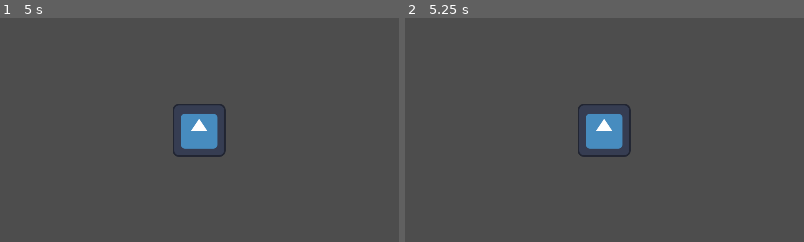
Above: before the commit, frames 1-2 (left to right).
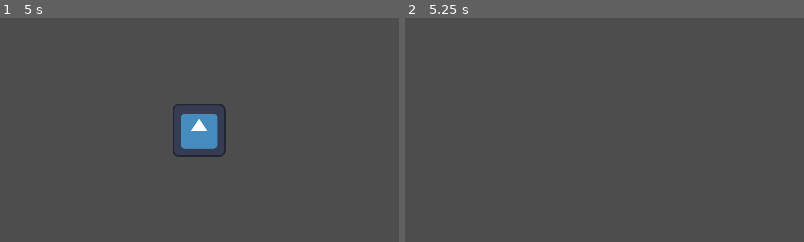
Above: after the commit, the same moments.

Repository: ChaffeyGameDevelopmentClub/CandyShop
Game: Godot game, scene res://CookingObjects/Pot/pot_screen.tscn
Two runs of this game, one before a commit and one after it. Both use one fixed random seed, a clock stepped at 60 frames per second and the inputs below. This scene is started directly instead of the project's main scene. The engine's default icon, where the game draws it, is replaced by a stand-in: a white triangle on a blue panel in a dark square.
Inputs (mouse positions are % of the whole screen's width and height, from its top left):
- Up to frame 1 (5 s): tap Enter at 0.5, 2, 3.5 s; move the mouse to (72, 45) at 0.52 s; tap Space at 1.25, 2.75, 4.25 s; move the mouse to (30, 55) at 1.27 s; move the mouse to (60, 28) at 2.02 s; move the mouse to (45, 70) at 2.77 s; move the mouse to (80, 65) at 3.52 s; move the mouse to (20, 35) at 4.27 s
- Up to frame 2 (5.25 s): move the mouse to (55, 50) at 5.02 s
The pictures show only the part of the screen within x 28-78%, y 24-74%; the shares and areas given below are measured in that part.

Frame 1 is identical in both runs. In frame 2, 1.8% of the frame differs, in the area x 43-57%, y 38-63%.

Commit message:
added timeout

Diff:
--- a/candyshop/CookingObjects/Pot/growing_state.gd
+++ b/candyshop/CookingObjects/Pot/growing_state.gd
@@ -7,10 +7,6 @@
 	sprout.visible = true
 
 
-#func on_enter():
-#	print("pls")
-#	sprout.visible = true
-#
-
-#func on_exit():
-#	pass
+func _on_grow_timer_timeout() -> void:
+	print("done")
+	sprout.visible = false
--- a/candyshop/CookingObjects/Pot/pot_screen.tscn
+++ b/candyshop/CookingObjects/Pot/pot_screen.tscn
@@ -20,6 +20,9 @@
 [node name="Grown" type="Sprite2D" parent="."]
 
 [node name="GrowTimer" type="Timer" parent="."]
+wait_time = 5.0
+one_shot = true
+autostart = true
 
 [node name="RotTimer" type="Timer" parent="."]
 
@@ -36,3 +39,5 @@
 [node name="RottingState" type="Node" parent="PotStateMachine" node_paths=PackedStringArray("sprout")]
 script = ExtResource("4_xlety")
 sprout = NodePath("../../Sprout")
+
+[connection signal="timeout" from="GrowTimer" to="PotStateMachine/GrowingState" method="_on_grow_timer_timeout"]
--- a/candyshop/CookingObjects/Pot/pot_state_machine.gd
+++ b/candyshop/CookingObjects/Pot/pot_state_machine.gd
@@ -3,6 +3,8 @@
 class_name PotStateMachine
 @export var pot:Node2D
 @export var sprout:Sprite2D
+
+
 
 @export var current_state : State
 
